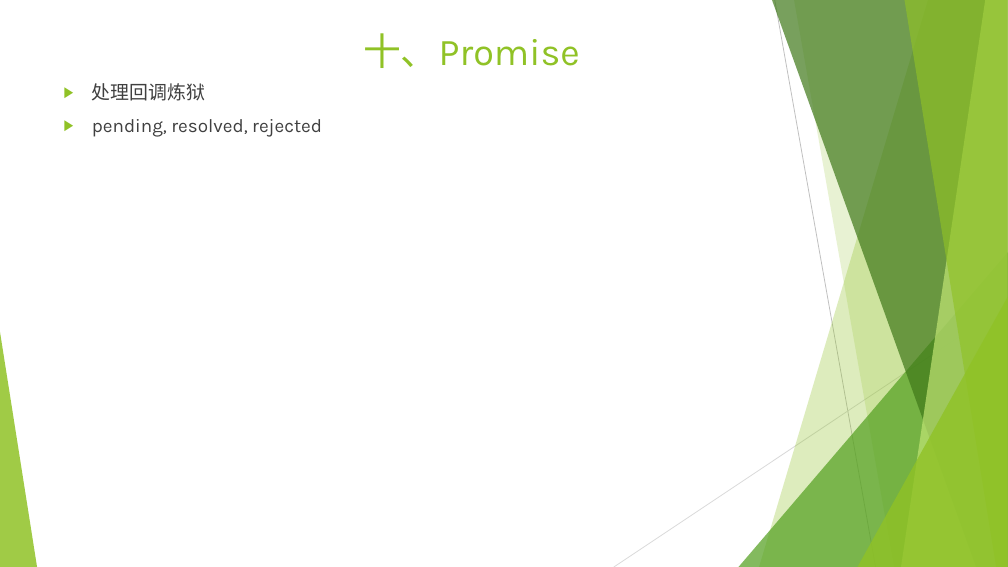
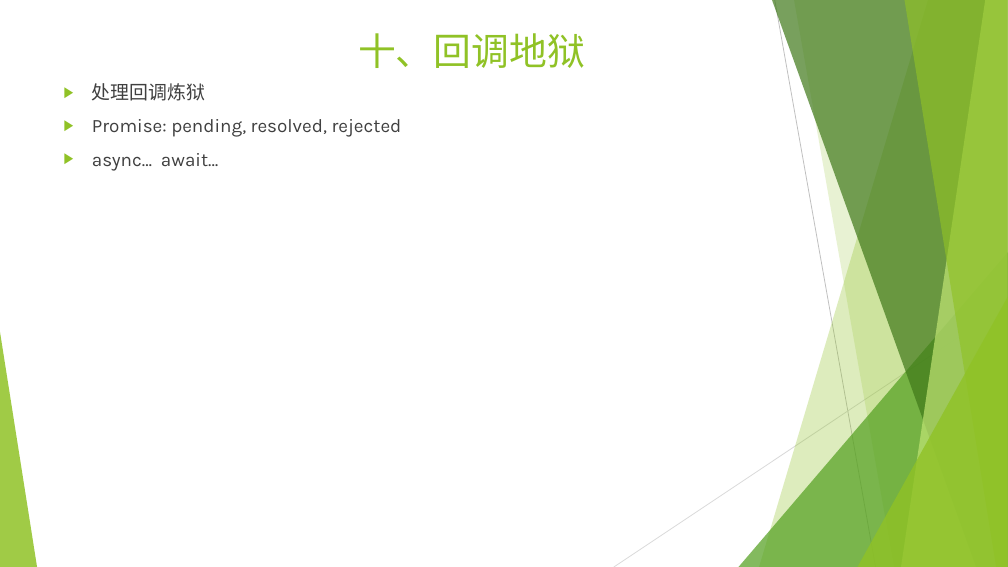
Before and after one commit to zhengpj95/nodejs_tutorial, a slide deck: slide 24 of NodeJS学习.pptx. Drawn at 1008x567 pixels with LibreOffice and Linux fonts; fonts in the diff are those of the drawing. Boxes give left, top, right and bottom in pixels: in the first picture for what was removed or moved away, otherwise in the second. Text is boxed around its words. In the diff, an @@ line names an element or a change of style, - is before the commit and + after.

Commit message:
ppt modify

```diff
--- a/NodeJS学习.pptx
+++ b/NodeJS学习.pptx
@@ title at box(358, 33, 585, 68): text changed @@
-十、Promise
+十、回调地狱
@@ text at box(92, 119, 402, 171): text changed @@
-▶ pending, resolved, rejected
+▶ Promise: pending, resolved, rejected
+▶ async… await…
```
Also in this commit, not shown: 2 other slides changed.
